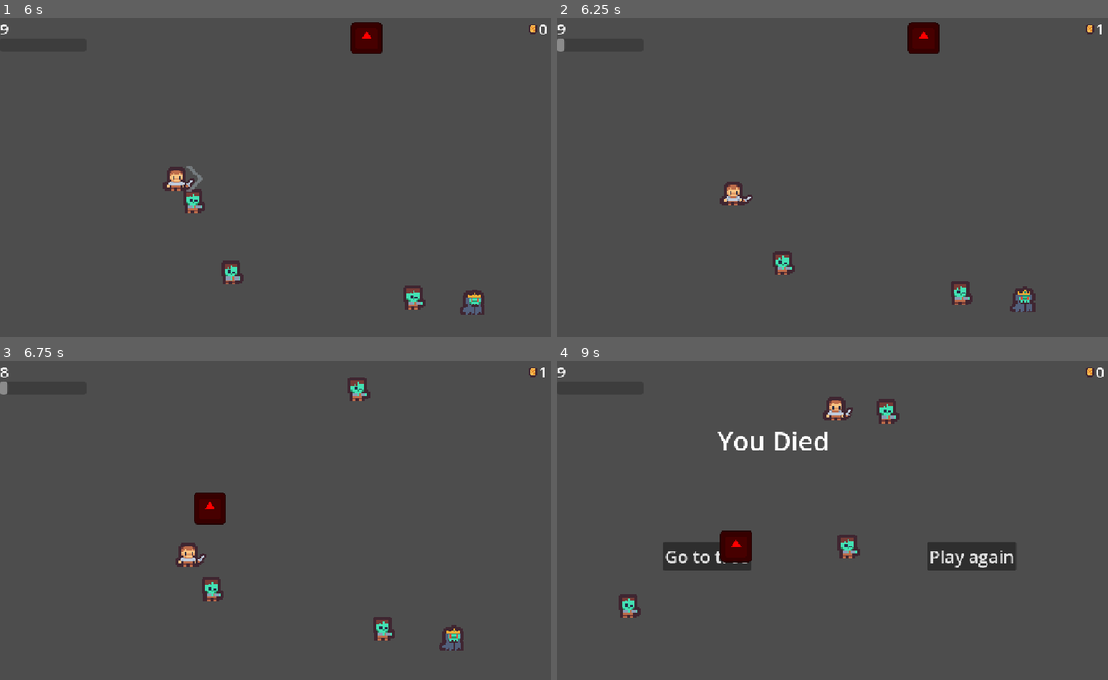
Above: before the commit, frames 1-4 (two rows, left to right).
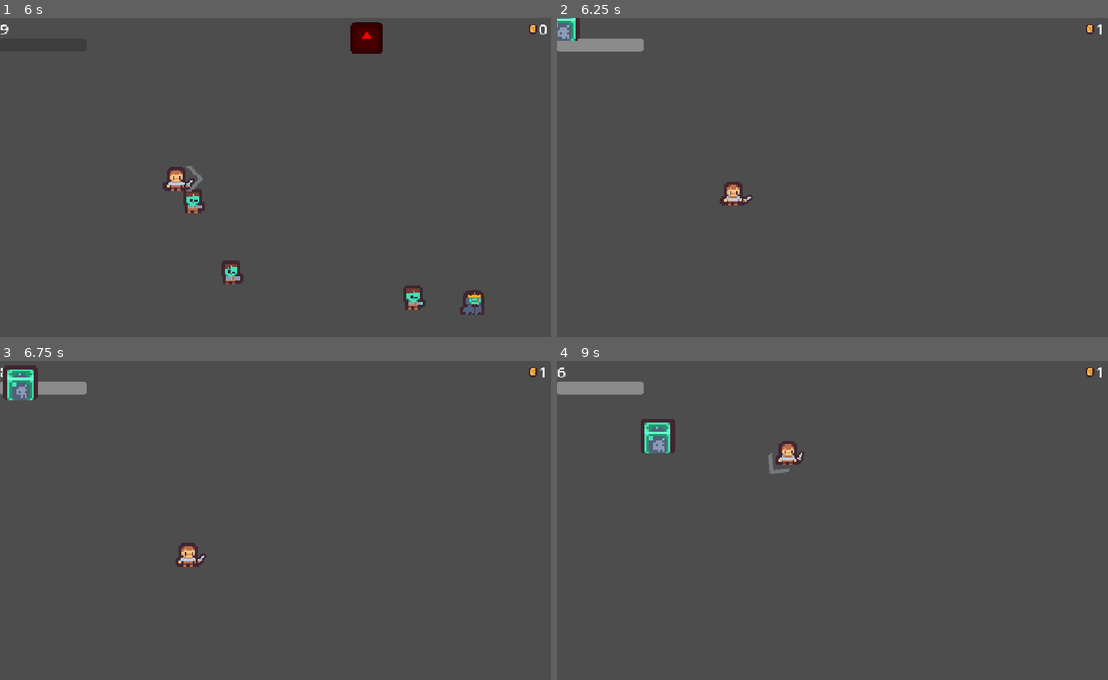
Above: after the commit, the same moments.

Repository: leclasan/moonshotgame
Game: Godot game, scene res://Scenes/Levels/level_2.tscn
Two runs of this game, one before a commit and one after it. Both use one fixed random seed, a clock stepped at 60 frames per second and the inputs below. This scene is started directly instead of the project's main scene. The engine's default icon, where the game draws it, is replaced by a stand-in: a white triangle on a blue panel in a dark square.
Inputs (mouse positions are in pixels of both pictures, inside the frame that each line leads up to):
- Up to frame 1 (6 s): tap Enter at 0.5 s; move the mouse to (413, 161) at 0.52 s; hold D (move_right) 0.53-1.28 s; click (413, 161) at 0.6 s; move the mouse to (170, 193) at 1.27 s; hold S (move_down) 1.28-2.03 s; click (170, 193) at 1.35 s; move the mouse to (341, 107) at 2.02 s; hold D (move_right) 2.03-2.78 s; right-click (341, 107) at 2.1 s; click (341, 107) at 2.3 s; move the mouse to (258, 244) at 2.77 s; hold W (move_up) 2.78-3.53 s; click (258, 244) at 2.85 s; move the mouse to (457, 228) at 3.52 s; hold A (move_left) 3.53-4.25 s; click (457, 228) at 3.6 s; click "Play again" at 4.25 s; tap Space at 5 s; move the mouse to (115, 129) at 5.02 s; hold A (move_left) 5.03-5.78 s; right-click (115, 129) at 5.1 s; click (115, 129) at 5.3 s; move the mouse to (314, 177) at 5.77 s; hold S (move_down) from 5.78 s (still down); click (314, 177) at 5.85 s
- Up to frame 2 (6.25 s): keep holding S (move_down)
- Up to frame 3 (6.75 s): move the mouse to (198, 440) at 6.52 s; release S (move_down) at 6.53 s; hold D (move_right) from 6.53 s (still down); click (198, 440) at 6.6 s
- Up to frame 4 (9 s): release D (move_right) at 7.25 s; click (970, 555) at 7.25 s, where only the run before the commit has a clickable "Play again"; move the mouse to (970, 504) at 8.02 s; hold W (move_up) 8.03-8.78 s; right-click (970, 504) at 8.1 s; click (970, 504) at 8.3 s; move the mouse to (727, 536) at 8.77 s; hold D (move_right) from 8.78 s (still down); click (727, 536) at 8.85 s

Frame 1 is identical in both runs. In frame 2, 2.2% of the frame differs, in the area x 0-87%, y 0-93%; in frame 3, 2.7%; in frame 4, 6.2%, in the area x 0-100%, y 2-81%.

Commit message:
boss changes

Diff:
--- a/Scenes/Enemies/boss_1_bullet.gd
+++ b/Scenes/Enemies/boss_1_bullet.gd
@@ -2,7 +2,6 @@
 
 var velocity = Vector2(140,-150)
 var accel = Vector2(0,90)
-
 
 
 func _ready() -> void:
--- a/Scenes/Enemies/enemy_spawn.tscn
+++ b/Scenes/Enemies/enemy_spawn.tscn
@@ -6,7 +6,7 @@
 [sub_resource type="RectangleShape2D" id="RectangleShape2D_um0s4"]
 size = Vector2(65, 66)
 
-[node name="EnemySpawn" type="Area2D"]
+[node name="EnemySpawn" type="Area2D" groups=["Enemies"]]
 script = ExtResource("1_pwswg")
 
 [node name="Sprite2D" type="Sprite2D" parent="."]
--- a/Scenes/Enemies/genie.tscn
+++ b/Scenes/Enemies/genie.tscn
@@ -1,6 +1,7 @@
-[gd_scene load_steps=8 format=3 uid="uid://bqrqxdnoawuic"]
+[gd_scene load_steps=9 format=3 uid="uid://bqrqxdnoawuic"]
 
 [ext_resource type="Texture2D" uid="uid://cwc3uueitwbex" path="res://Assets/Enemies/genie.png" id="1_7hq6c"]
+[ext_resource type="Script" uid="uid://fcal8ua83xnt" path="res://Scripts/Enemies/genie.gd" id="1_kdsrp"]
 
 [sub_resource type="RectangleShape2D" id="RectangleShape2D_kdsrp"]
 size = Vector2(38, 38)
@@ -20,7 +21,8 @@
 [sub_resource type="RectangleShape2D" id="RectangleShape2D_7ugbd"]
 size = Vector2(26, 7)
 
-[node name="Genie" type="Area2D"]
+[node name="Genie" type="Area2D" groups=["Enemies"]]
+script = ExtResource("1_kdsrp")
 
 [node name="Sprite2D" type="Sprite2D" parent="."]
 scale = Vector2(3.2, 3.2)
@@ -49,6 +51,5 @@
 position = Vector2(-3, 22.5)
 shape = SubResource("RectangleShape2D_7ugbd")
 
-[node name="CollisionShape2D7" type="CollisionShape2D" parent="."]
-
-[node name="CollisionShape2D8" type="CollisionShape2D" parent="."]
+[connection signal="area_entered" from="." to="." method="_on_area_entered"]
+[connection signal="body_entered" from="." to="." method="_on_body_entered"]
--- /dev/null
+++ b/Scripts/Enemies/genie.gd
@@ -0,0 +1,46 @@
+extends Area2D
+
+@onready var player = $"../Player"
+@onready var life = WorldStats.enemy_life
+
+var coin_scene = preload("res://Scenes/coin.tscn")
+
+var old_speed = Vector2.ZERO
+
+var curve_soft = 0.2
+
+func _ready() -> void:
+	pass # Replace with function body.
+
+
+func _process(delta: float) -> void:
+	var direction = player.position - position
+	direction = direction.normalized()
+	var direct_speed = direction
+	var speed = direct_speed * curve_soft + old_speed * (1 - curve_soft)
+	position += speed * delta * WorldStats.enemy_speed
+	old_speed = speed
+	if life <= 0:
+		die()
+
+
+func _on_body_entered(body: Node2D) -> void:
+	if body is Player:
+		WorldStats.player_life -= 1
+		queue_free()
+
+func _on_area_entered(area: Area2D) -> void:
+	if area.is_in_group("weapons"):
+		life -= WorldStats.player_damage
+
+func attack():
+	pass
+
+func die():
+	var coin = coin_scene.instantiate()
+	coin.position = position
+	add_sibling(coin)
+
+	get_parent().killed_enemies += 1
+
+	queue_free()
--- a/Scripts/globals/world_stats.gd
+++ b/Scripts/globals/world_stats.gd
@@ -21,7 +21,7 @@
 var enemy_spawn_time = 1
 var enemy_amount = 1
 
-var money = 0
+var money = 1000
 var this_run_money = 0
 
 var time = 10
--- a/Scripts/level_1.gd
+++ b/Scripts/level_1.gd
@@ -22,7 +22,7 @@
 @onready var spawn_timer: Timer = $SpawnTimer
 
 var killed_enemies = 0
-var necesary_kills = 15
+var necesary_kills = 1
 
 var is_minibos = false
 
@@ -51,6 +51,8 @@
 
 	if killed_enemies >= necesary_kills and not is_minibos:
 		is_minibos = true
+		for enemy in get_tree().get_node_count_in_group("Enemies"):
+			get_tree().get_nodes_in_group("Enemies").get(enemy).queue_free()
 		var minibos = minibos_scene.instantiate()
 		add_child(minibos)
 
Not shown, added: Scripts/Enemies/genie.gd.uid
